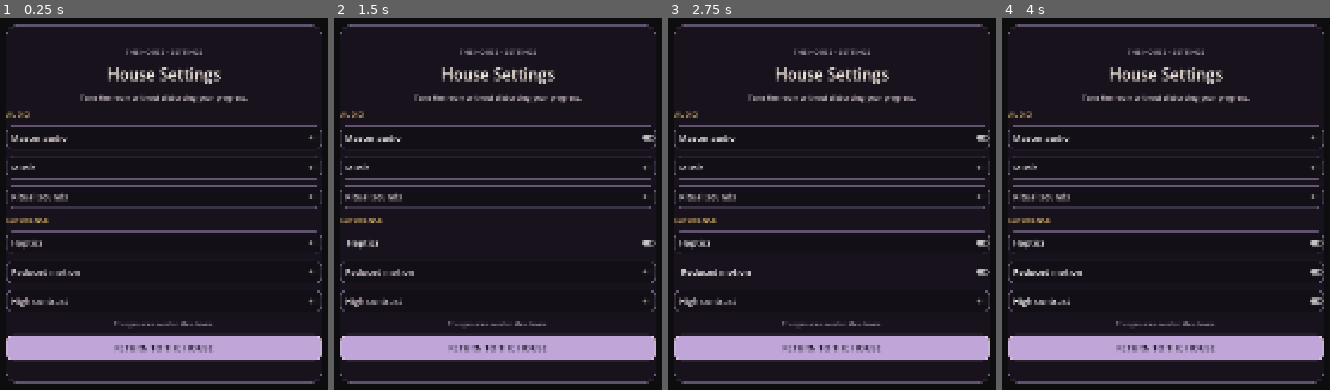
Above: before the commit, frames 1-4 (left to right).
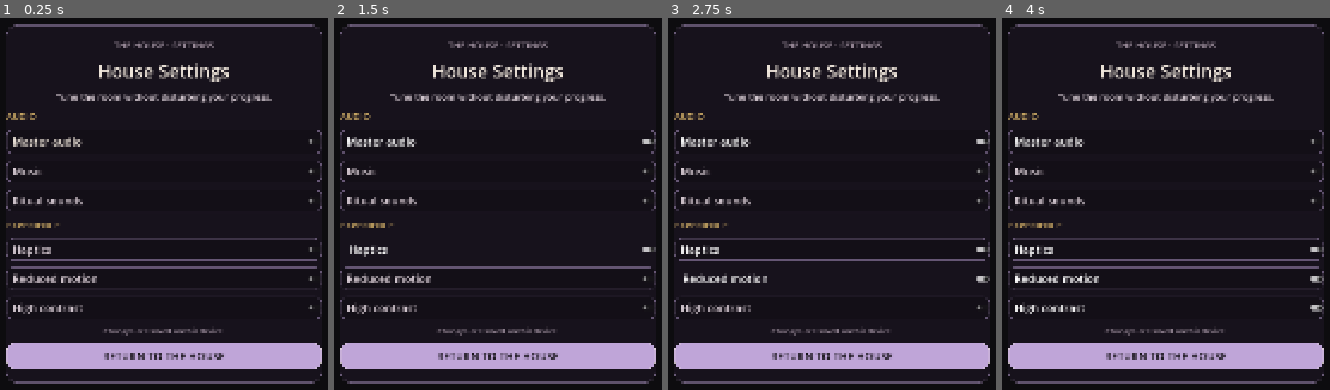
Above: after the commit, the same moments.

Repository: Jay-prodesign/akilta-match3
Game: Godot game, scene res://src/ui/settings/settings_panel.tscn
The game is run twice, just before and just after one commit, with the same random seed, the same clock (stepped at 60 frames per second) and the same inputs. This scene is started directly instead of the project's main scene.
Inputs:
- Up to frame 1 (0.25 s): no input
- Up to frame 2 (1.5 s): click "Master audio" at 0.5 s; click "Haptics" at 1.25 s
- Up to frame 3 (2.75 s): click "Reduced motion" at 2 s
- Up to frame 4 (4 s): click "High contrast" at 2.75 s; click "Master audio" at 3.5 s

The runs differ from the first frame. In frame 1, 16% of the frame differs, in the area x 1-99%, y 6-95%; in frame 2, 15%; in frame 3, 16%; in frame 4, 17%.

Commit message:
polish(settings): improve mobile readability across accessible controls

Diff:
--- a/src/ui/settings/settings_panel.tscn
+++ b/src/ui/settings/settings_panel.tscn
@@ -80,21 +80,21 @@
 [node name="Eyebrow" type="Label" parent="Card/Content"]
 layout_mode = 2
 theme_override_colors/font_color = Color(0.663, 0.6, 0.659, 1)
-theme_override_font_sizes/font_size = 17
+theme_override_font_sizes/font_size = 22
 text = "THE HOUSE · SETTINGS"
 horizontal_alignment = 1
 
 [node name="Title" type="Label" parent="Card/Content"]
 layout_mode = 2
 theme_override_colors/font_color = Color(0.945, 0.91, 0.866, 1)
-theme_override_font_sizes/font_size = 38
+theme_override_font_sizes/font_size = 44
 text = "House Settings"
 horizontal_alignment = 1
 
 [node name="Intro" type="Label" parent="Card/Content"]
 layout_mode = 2
 theme_override_colors/font_color = Color(0.851, 0.804, 0.835, 1)
-theme_override_font_sizes/font_size = 17
+theme_override_font_sizes/font_size = 22
 text = "Tune the room without disturbing your progress."
 horizontal_alignment = 1
 autowrap_mode = 2
@@ -102,14 +102,14 @@
 [node name="AudioLabel" type="Label" parent="Card/Content"]
 layout_mode = 2
 theme_override_colors/font_color = Color(0.851, 0.71, 0.416, 1)
-theme_override_font_sizes/font_size = 17
+theme_override_font_sizes/font_size = 22
 text = "AUDIO"
 
 [node name="Master" type="CheckButton" parent="Card/Content"]
 custom_minimum_size = Vector2(0, 58)
 layout_mode = 2
 theme_override_colors/font_color = Color(0.945, 0.91, 0.866, 1)
-theme_override_font_sizes/font_size = 21
+theme_override_font_sizes/font_size = 26
 theme_override_styles/normal = SubResource("Toggle")
 theme_override_styles/hover = SubResource("Toggle")
 theme_override_styles/pressed = SubResource("Toggle")
@@ -119,7 +119,7 @@
 custom_minimum_size = Vector2(0, 54)
 layout_mode = 2
 theme_override_colors/font_color = Color(0.851, 0.804, 0.835, 1)
-theme_override_font_sizes/font_size = 21
+theme_override_font_sizes/font_size = 26
 theme_override_styles/normal = SubResource("Toggle")
 theme_override_styles/hover = SubResource("Toggle")
 theme_override_styles/pressed = SubResource("Toggle")
@@ -129,7 +129,7 @@
 custom_minimum_size = Vector2(0, 54)
 layout_mode = 2
 theme_override_colors/font_color = Color(0.851, 0.804, 0.835, 1)
-theme_override_font_sizes/font_size = 21
+theme_override_font_sizes/font_size = 26
 theme_override_styles/normal = SubResource("Toggle")
 theme_override_styles/hover = SubResource("Toggle")
 theme_override_styles/pressed = SubResource("Toggle")
@@ -138,14 +138,14 @@
 [node name="ExperienceLabel" type="Label" parent="Card/Content"]
 layout_mode = 2
 theme_override_colors/font_color = Color(0.851, 0.71, 0.416, 1)
-theme_override_font_sizes/font_size = 17
+theme_override_font_sizes/font_size = 22
 text = "EXPERIENCE"
 
 [node name="Haptics" type="CheckButton" parent="Card/Content"]
 custom_minimum_size = Vector2(0, 54)
 layout_mode = 2
 theme_override_colors/font_color = Color(0.851, 0.804, 0.835, 1)
-theme_override_font_sizes/font_size = 21
+theme_override_font_sizes/font_size = 26
 theme_override_styles/normal = SubResource("Toggle")
 theme_override_styles/hover = SubResource("Toggle")
 theme_override_styles/pressed = SubResource("Toggle")
@@ -155,7 +155,7 @@
 custom_minimum_size = Vector2(0, 54)
 layout_mode = 2
 theme_override_colors/font_color = Color(0.851, 0.804, 0.835, 1)
-theme_override_font_sizes/font_size = 21
+theme_override_font_sizes/font_size = 26
 theme_override_styles/normal = SubResource("Toggle")
 theme_override_styles/hover = SubResource("Toggle")
 theme_override_styles/pressed = SubResource("Toggle")
@@ -165,7 +165,7 @@
 custom_minimum_size = Vector2(0, 54)
 layout_mode = 2
 theme_override_colors/font_color = Color(0.851, 0.804, 0.835, 1)
-theme_override_font_sizes/font_size = 21
+theme_override_font_sizes/font_size = 26
 theme_override_styles/normal = SubResource("Toggle")
 theme_override_styles/hover = SubResource("Toggle")
 theme_override_styles/pressed = SubResource("Toggle")
@@ -174,7 +174,7 @@
 [node name="SavedNote" type="Label" parent="Card/Content"]
 layout_mode = 2
 theme_override_colors/font_color = Color(0.663, 0.6, 0.659, 1)
-theme_override_font_sizes/font_size = 15
+theme_override_font_sizes/font_size = 18
 text = "Changes are saved on this device."
 horizontal_alignment = 1
 
@@ -182,7 +182,7 @@
 custom_minimum_size = Vector2(0, 62)
 layout_mode = 2
 theme_override_colors/font_color = Color(0.0627, 0.051, 0.0706, 1)
-theme_override_font_sizes/font_size = 21
+theme_override_font_sizes/font_size = 26
 theme_override_styles/normal = SubResource("Close")
 theme_override_styles/hover = SubResource("Close")
 theme_override_styles/pressed = SubResource("Close")
